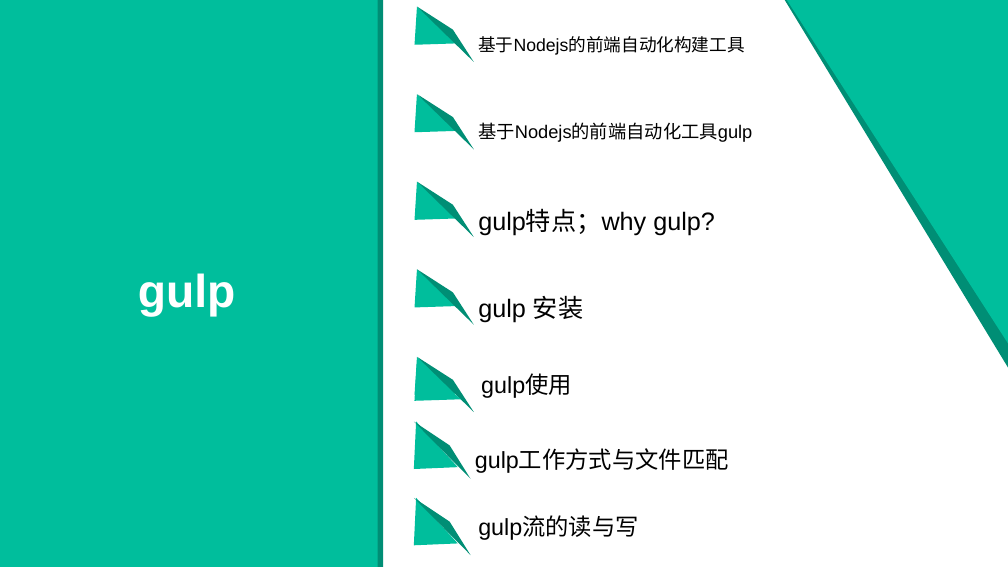
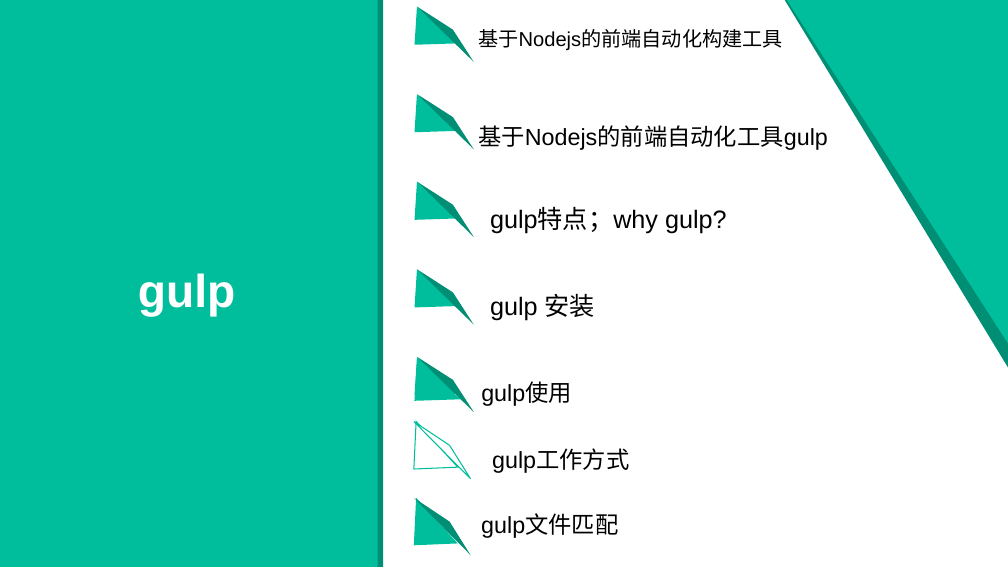
Before and after one commit to SiberianMark/travels, a slide deck: slide 15 of gulptest/nodejs.pptx. Drawn at 1008x567 pixels with LibreOffice and Linux fonts; fonts in the diff are those of the drawing. Boxes give left, top, right and bottom in pixels: in the first picture for what was removed or moved away, otherwise in the second. Text is boxed around its words. In the diff, an @@ line names an element or a change of style, - is before the commit and + after.

```diff
--- a/gulptest/nodejs.pptx
+++ b/gulptest/nodejs.pptx
@@ text "基于Nodejs的前端自动化构建工具": place and size @@
-text "基于Nodejs的前端自动化构建工具" at box(478, 36, 745, 55)
+text "基于Nodejs的前端自动化构建工具" at box(478, 29, 783, 50)
@@ text "基于Nodejs的前端自动化构建工具" at box(478, 29, 783, 50): size 16.8 to 19.2 pt @@
@@ text "基于Nodejs的前端自动化工具gulp" at box(478, 125, 828, 150): size 17.4 to 22.2 pt @@
@@ text "gulp特点；why gulp?": place and size @@
-text "gulp特点；why gulp?" at box(478, 209, 715, 235)
+text "gulp特点；why gulp?" at box(490, 207, 727, 233)
@@ text "gulp 安装": place and size @@
-text "gulp 安装" at box(478, 295, 583, 323)
+text "gulp 安装" at box(490, 293, 595, 321)
@@ text "gulp使用": place and size @@
-text "gulp使用" at box(481, 375, 572, 398)
+text "gulp使用" at box(481, 382, 572, 406)
@@ freeform shape at box(414, 422, 458, 469): fill #00BE9C to #FFFFFF; outline none to #00BE9C 1 pt @@
@@ freeform shape at box(414, 422, 471, 479): fill #008E75 to #FFFFFF; outline none to #00BE9C 1 pt @@
@@ text at box(492, 450, 629, 473): text changed @@
-gulp工作方式与文件匹配
+gulp工作方式
@@ text at box(481, 515, 618, 538): text changed @@
-gulp流的读与写
+gulp文件匹配
```
Also in this commit, not shown: 9 other slides changed, 11 slides added, 6 other files.
